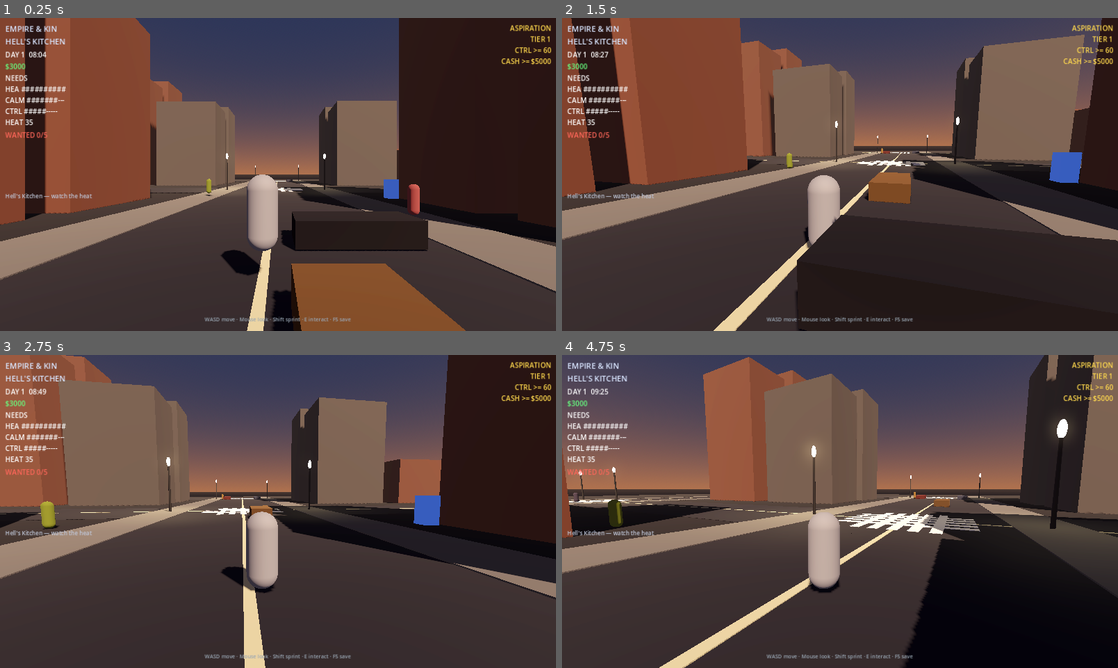
Above: before the commit, frames 1-4 (two rows, left to right).
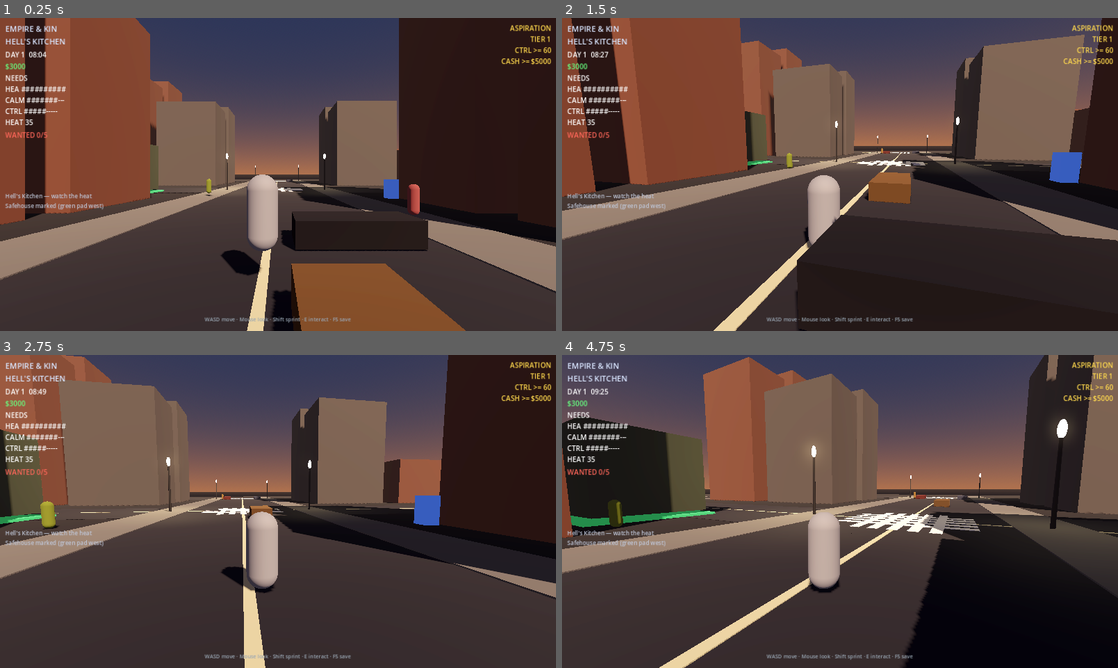
Above: after the commit, the same moments.

Repository: 5mil/empire-and-kin
Game: Godot game, scene res://scenes/main.tscn
The game is run twice, just before and just after one commit, with the same random seed, the same clock (stepped at 60 frames per second) and the same inputs.
Inputs (mouse positions are in pixels of both pictures, inside the frame that each line leads up to):
- Up to frame 1 (0.25 s): no input
- Up to frame 2 (1.5 s): tap Enter at 0.5 s; move the mouse to (867, 174) at 0.52 s; hold E (interact) 0.53-1.28 s; hold W (move_forward) from 0.53 s (still down); move the mouse to (812, 174) at 1.27 s; tap 1 at 1.35 s
- Up to frame 3 (2.75 s): keep holding W (move_forward); move the mouse to (289, 505) at 2.02 s; tap 2 at 2.1 s
- Up to frame 4 (4.75 s): keep holding W (move_forward); move the mouse to (834, 517) at 2.77 s; tap E (interact) at 2.85 s; move the mouse to (878, 514) at 3.52 s; tap 1 at 3.6 s; move the mouse to (795, 508) at 4.27 s; tap 2 at 4.35 s

The runs differ from the first frame. In frame 1, 0.4% of the frame differs, in the area x 0-30%, y 40-62%; in frame 2, 0.7%; in frame 3, 2.0%; in frame 4, 6.7%, in the area x 0-31%, y 19-62%.

Commit message:
godot: spawn safehouse + tag dynamic jobs for minimap

Diff:
--- a/godot/scripts/main.gd
+++ b/godot/scripts/main.gd
@@ -9,14 +9,45 @@
 	])
 	GameState.feed_line.emit("Hell's Kitchen — watch the heat")
 	_spawn_extra_jobs()
+	_spawn_safehouse()
 
 func _spawn_extra_jobs() -> void:
-	# Protection job
-	var p := _make_job(Vector3(12, 1, -10), 1, 350)
-	add_child(p)
-	# Smuggling job
-	var s := _make_job(Vector3(-15, 1, 20), 2, 500)
-	add_child(s)
+	add_child(_make_job(Vector3(12, 1, -10), 1, 350))
+	add_child(_make_job(Vector3(-15, 1, 20), 2, 500))
+
+func _spawn_safehouse() -> void:
+	var area := Area3D.new()
+	area.position = Vector3(-20, 1, -15)
+	var script: Script = load("res://scripts/safehouse.gd")
+	area.set_script(script)
+	var col := CollisionShape3D.new()
+	var box := BoxShape3D.new()
+	box.size = Vector3(8, 4, 8)
+	col.shape = box
+	area.add_child(col)
+	var mesh_i := MeshInstance3D.new()
+	var m := BoxMesh.new()
+	m.size = Vector3(8, 0.2, 8)
+	mesh_i.mesh = m
+	mesh_i.position.y = -0.8
+	var mat := StandardMaterial3D.new()
+	mat.albedo_color = Color(0.2, 0.55, 0.35)
+	mat.emission_enabled = true
+	mat.emission = Color(0.1, 0.4, 0.2)
+	mesh_i.material_override = mat
+	area.add_child(mesh_i)
+	# Simple building shell
+	var shell := MeshInstance3D.new()
+	var sm := BoxMesh.new()
+	sm.size = Vector3(7, 6, 7)
+	shell.mesh = sm
+	shell.position.y = 2.5
+	var smat := StandardMaterial3D.new()
+	smat.albedo_color = Color(0.25, 0.28, 0.22)
+	shell.material_override = smat
+	area.add_child(shell)
+	add_child(area)
+	GameState.feed_line.emit("Safehouse marked (green pad west)")
 
 func _make_job(pos: Vector3, kind: int, payout: int) -> Area3D:
 	var area := Area3D.new()
